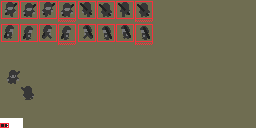
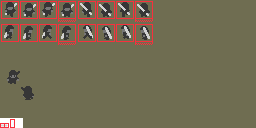
The second 256×128 image is a revision of the first. Changes to its layers:
painted on "Shade-Silhouette" over [1, 3, 150, 127]
painted on "Borders" over [1, 119, 15, 128]
painted on "Background" over [1, 124, 8, 127]
